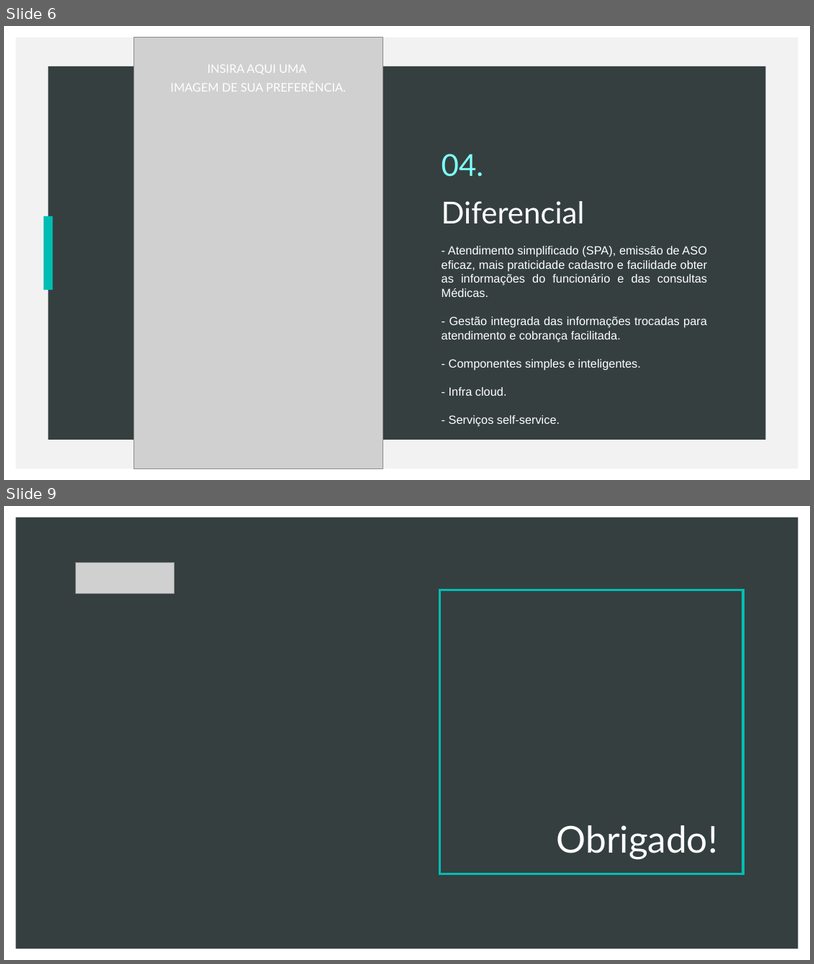
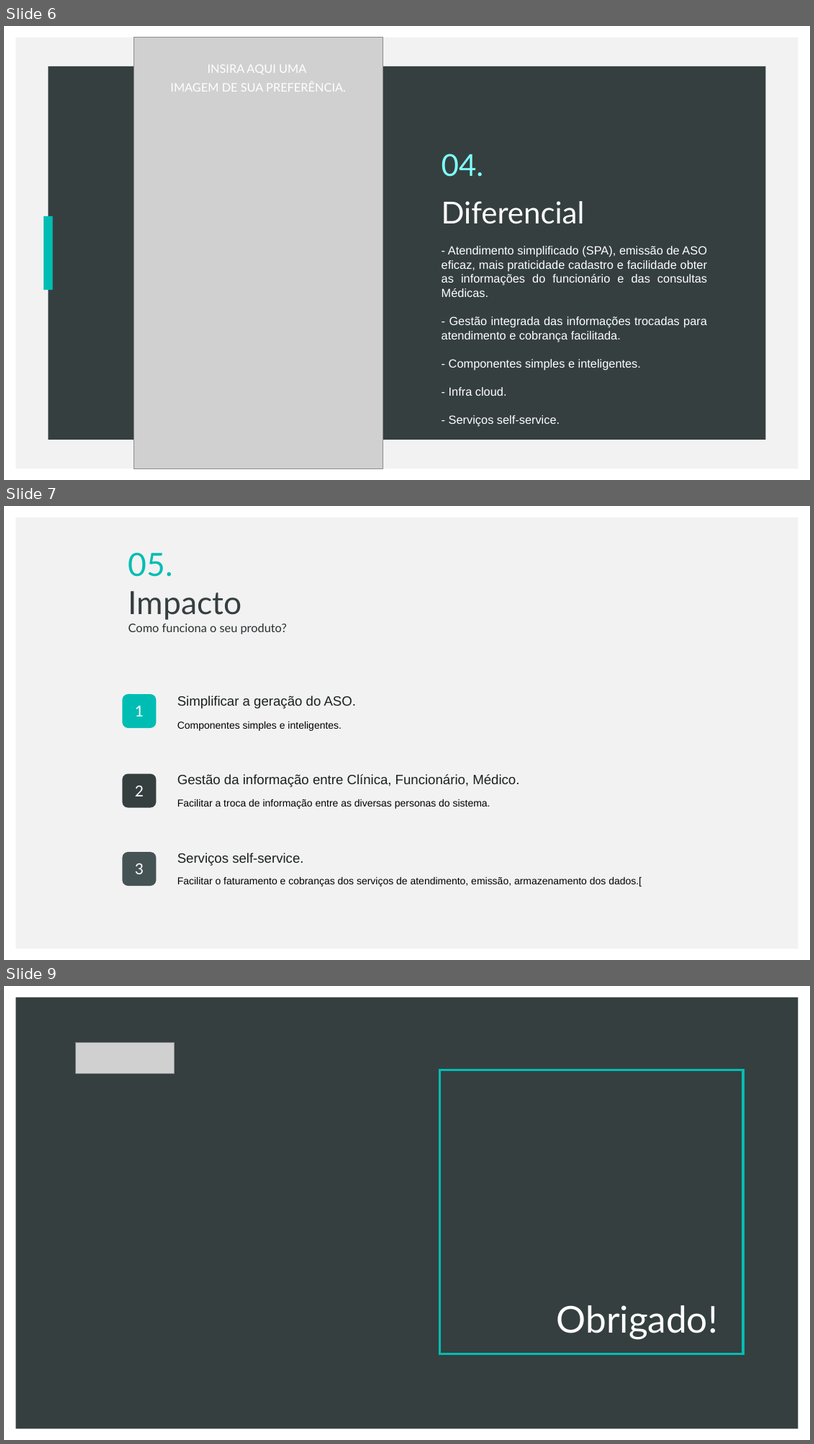
Before and after one commit to saduts/webaso, a slide deck: document/Web Aso Pitch.pptx. Shown one above the other, each under a label of ours: slides 6 and 9 before the commit, slides 6, 7 and 9 after it; the slides between them are not shown. The pictures are 814x964 and 814x1444 pixels, drawn with LibreOffice and Linux fonts; fonts in the diff are those of the drawing; grey boxes stand for pictures. Boxes give left, top, right and bottom in pixels: in the first picture for what was removed or moved away, otherwise in the second. Text is boxed around its words. In the diff, an @@ line names an element or a change of style, - is before the commit and + after.

```diff
--- a/document/Web Aso Pitch.pptx
+++ b/document/Web Aso Pitch.pptx
@@ slide 7 added at bbox=[4, 506, 810, 960], background #FFFFFF; not listed: 1 template element that a slide beside it also shows @@
@@ text added at bbox=[129, 553, 287, 634], 14 pt, text #272F30 @@
+05.
+Impacto
+Como funciona o seu produto?
@@ rounded rectangle added at bbox=[123, 694, 157, 728], fill #00BDB3, 18 pt, text #FFFFFF @@
+1
@@ text added at bbox=[178, 695, 356, 708], 16 pt, text #1A1F20 @@
+Simplificar a geração do ASO.
@@ text added at bbox=[178, 721, 342, 731], 12 pt, text #000000 @@
+Componentes simples e inteligentes.
@@ rounded rectangle added at bbox=[123, 773, 157, 807], fill #353F40, 18 pt, text #FFFFFF @@
+2
@@ text added at bbox=[178, 774, 520, 787], 16 pt, text #1A1F20 @@
+Gestão da informação entre Clínica, Funcionário, Médico.
@@ text added at bbox=[178, 799, 491, 808], 12 pt, text #000000 @@
+Facilitar a troca de informação entre as diversas personas do sistema.
@@ rounded rectangle added at bbox=[123, 852, 157, 885], fill #465354, 18 pt, text #FFFFFF @@
+3
@@ text added at bbox=[178, 852, 304, 865], 16 pt, text #1A1F20 @@
+Serviços self-service.
@@ text added at bbox=[178, 877, 642, 886], 12 pt, text #000000 @@
+Facilitar o faturamento e cobranças dos serviços de atendimento, emissão, armazenamento dos dados.[
```
Also in this commit, not shown: 1 other slide added, 2 slides removed.
